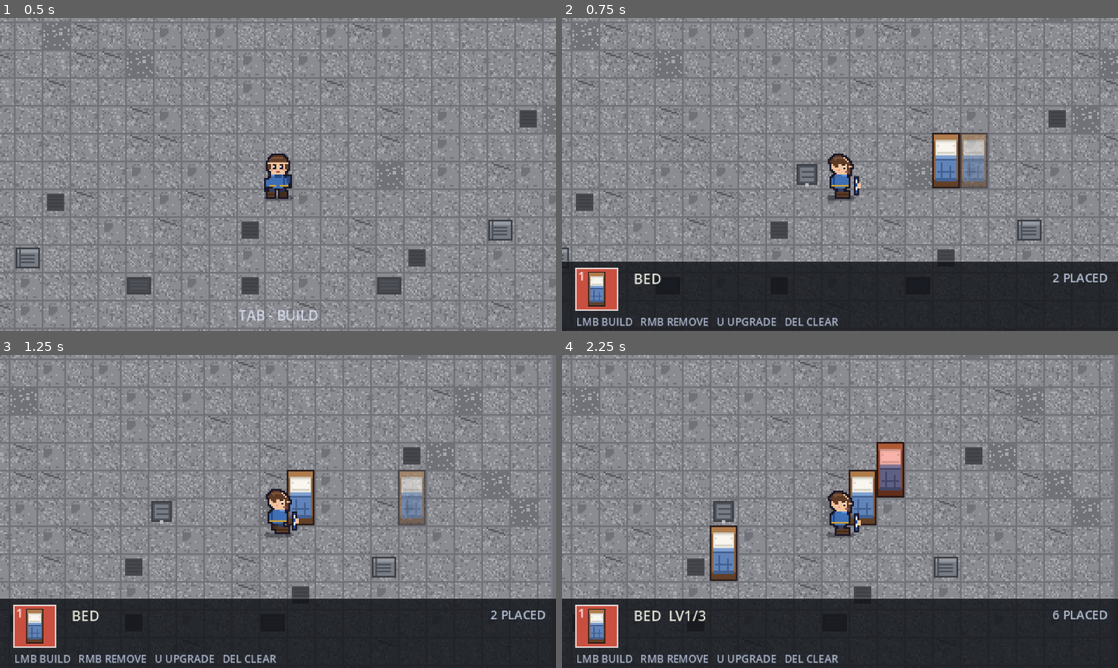
Above: before the commit, frames 1-4 (two rows, left to right).
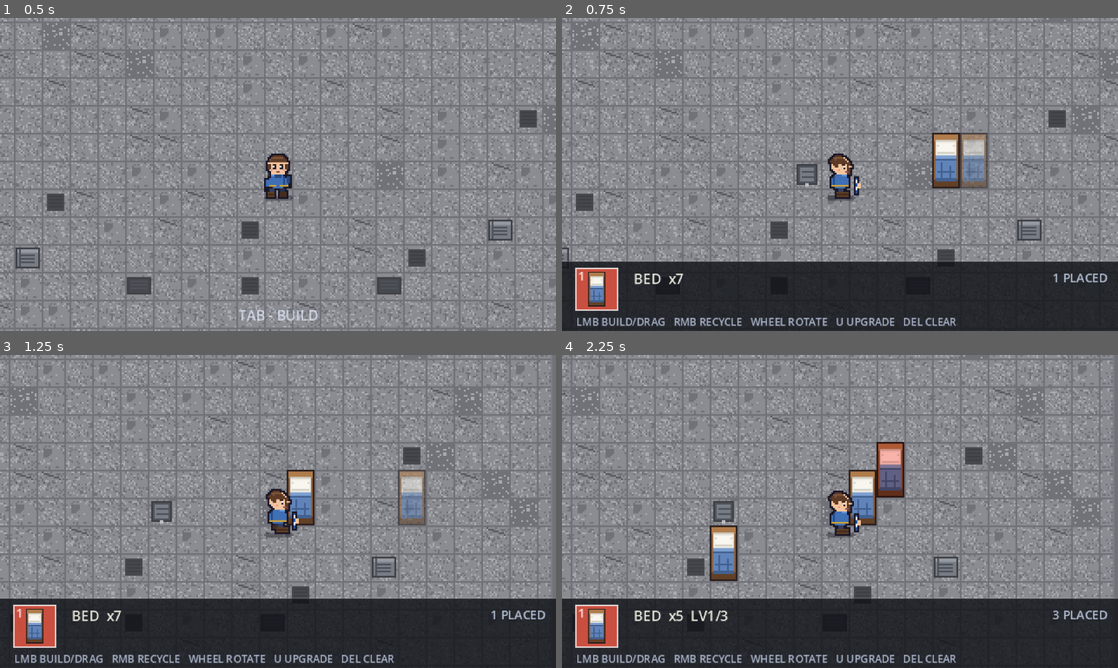
Above: after the commit, the same moments.

Repository: zhoucswift-cmd/pixel-survivor
Game: Godot game, scene res://scenes/base.tscn
Two runs of this game, one before a commit and one after it. Both use one fixed random seed, a clock stepped at 60 frames per second and the inputs below.
Inputs (mouse positions are in pixels of both pictures, inside the frame that each line leads up to):
- Up to frame 1 (0.5 s): no input
- Up to frame 2 (0.75 s): tap Enter at 0.5 s; move the mouse to (962, 158) at 0.52 s; hold D (move_right) from 0.53 s (still down); hold Tab (build_mode) from 0.53 s (still down); click (962, 158) at 0.67 s
- Up to frame 3 (1.25 s): keep holding D (move_right); keep holding Tab (build_mode); tap E (interact) at 0.8 s
- Up to frame 4 (2.25 s): release D (move_right) at 1.25 s; release Tab (build_mode) at 1.25 s; drag from (728, 527) to (812, 574) at 1.27 s; tap Space at 2 s; move the mouse to (895, 442) at 2.02 s; hold D (move_right) from 2.03 s (still down); tap U at 2.1 s; click (895, 442) at 2.17 s

Frame 1 is identical in both runs. In frame 2, 1.0% of the frame differs, in the area x 12-90%, y 81-99%; in frame 3, 1.0%; in frame 4, 1.2%.

Commit message:
feat: 建造模式支持滚轮旋转、左键拖动、右键回收进仓库
- 家具记录 steps（0-3），占地按 90° 旋转在 1x2 / 2x1 间切换，碰撞体跟着变
- 左键按住已有家具拖动，落点不合法自动回原位
- 右键回收：退回仓库，仓库数量显示在 HUD（初始 8 件，放置扣 1）
- 库存 + 布局一起存进存档；base_test 增加旋转/回收/库存检查

Diff:
--- a/scripts/base_builder.gd
+++ b/scripts/base_builder.gd
@@ -1,6 +1,8 @@
 extends Node2D
-## 基地建造系统：数字键 1-4 选家具，左键放置，右键拆除，U 升级。
-## 全部按 16px 格子对齐，改完自动存到 user://base_layout.json，下次进来还原。
+## 基地建造：Tab 进建造模式。
+##   1-4 选家具 · 左键放置 · 左键按住拖动已有家具 · 右键回收进仓库
+##   滚轮旋转（鼠标指着家具就转它，指着空地就转下一件） · U 升级 · Delete 清空
+## 布局和库存都存到 user://base_layout.json。
 
 signal selection_changed(index: int)
 signal layout_changed()
@@ -12,17 +14,25 @@
 ## 这些瓦片是楼顶原有设备（舱口 #15 / 空调 #16 / 通风口 #17），不能往上摆东西
 const BLOCKED_TILES := [Vector2i(7, 1), Vector2i(0, 2), Vector2i(1, 2)]
 
-## 可建造的家具（留空就自动加载 assets/base/*.tres）
+## 可建造的家具（留空就自动加载）
 @export var types: Array[BaseFurniture] = []
+## 每种家具的初始库存
+@export var initial_stock := 8
 
 var selected := 0
 ## 建造模式（Tab 开关）：关着的时候就是纯走路，不显示预览也不能摆东西
 var build_mode := false
-var _pieces: Dictionary = {}          # Vector2i -> PlacedFurniture
+
+var _pieces: Dictionary = {}      # Vector2i -> PlacedFurniture
+var _stock: Dictionary = {}       # 家具序号 -> 仓库里还剩几个
 var _ghost: Sprite2D = null
 var _map: Node2D = null
 var _player: Node2D = null
 var _board: Vector2i = Vector2i(30, 30)
+## 新家具的朝向（0-3，每档 90°）
+var _placing_steps := 0
+var _dragging: Node2D = null
+var _drag_origin := Vector2i.ZERO
 
 
 func setup(map: Node2D, player: Node2D) -> void:
@@ -39,6 +49,9 @@
 	_ghost.modulate = Color(1, 1, 1, 0.55)
 	add_child(_ghost)
 
+	for i in types.size():
+		_stock[i] = initial_stock
+
 	_load_layout()
 	_update_ghost()
 	selection_changed.emit(selected)
@@ -63,75 +76,99 @@
 
 
 func piece_count() -> int:
-	return _pieces.size()
+	var seen := {}
+	for cell: Vector2i in _pieces:
+		var p: Node2D = _pieces[cell]
+		seen[p.get_instance_id()] = true
+	return seen.size()
+
+
+## 仓库里某种家具还剩几个
+func stock_of(index: int) -> int:
+	return int(_stock.get(index, 0))
+
+
+func is_dragging() -> bool:
+	return _dragging != null
+
+
+## HUD 用的鼠标所在格
+func mouse_cell() -> Vector2i:
+	return _mouse_cell()
+
+
+## 转 90° 之后的占地
+func rotated_footprint(data: BaseFurniture, steps: int) -> Vector2i:
+	var fp := data.footprint
+	return Vector2i(fp.y, fp.x) if steps % 2 == 1 else fp
 
 
 ## 一个家具从 cell 开始覆盖的所有格子
-func cells_for(cell: Vector2i, data: BaseFurniture) -> Array[Vector2i]:
+func cells_for(cell: Vector2i, data: BaseFurniture, steps := 0) -> Array[Vector2i]:
+	var fp := rotated_footprint(data, steps)
 	var cells: Array[Vector2i] = []
-	for dy in data.footprint.y:
-		for dx in data.footprint.x:
+	for dy in fp.y:
+		for dx in fp.x:
 			cells.append(cell + Vector2i(dx, dy))
 	return cells
 
 
 ## 这个位置能不能放（整块占地都要空着、可建）
-func can_place(cell: Vector2i, type_index := -1) -> bool:
+func can_place(cell: Vector2i, type_index := -1, steps := -1) -> bool:
 	if types.is_empty():
 		return false
 	if type_index < 0:
 		type_index = selected
+	if steps < 0:
+		steps = _placing_steps
 	var data: BaseFurniture = types[clampi(type_index, 0, types.size() - 1)]
-	for c in cells_for(cell, data):
+	for c in cells_for(cell, data, steps):
 		if not is_buildable(c) or _pieces.has(c):
 			return false
 	return true
 
 
-## 在某格放一个家具；返回是否成功
-func place(cell: Vector2i, type_index := -1, start_level := 1) -> bool:
+## 在某格放一个家具（会扣库存）；返回是否成功
+func place(cell: Vector2i, type_index := -1, start_level := 1, steps := -1) -> bool:
 	if types.is_empty():
 		return false
 	if type_index < 0:
 		type_index = selected
 	type_index = clampi(type_index, 0, types.size() - 1)
-	if not can_place(cell, type_index):
-		return false
+	if steps < 0:
+		steps = _placing_steps
+	if not can_place(cell, type_index, steps):
+		return false
+	if stock_of(type_index) <= 0:
+		return false
+
+	_stock[type_index] = stock_of(type_index) - 1
 
 	var data: BaseFurniture = types[type_index]
 	var piece: Node2D = PLACED_SCENE.instantiate()
 	add_child(piece)
-	piece.setup(data, cell, start_level)
-	for c in cells_for(cell, data):
-		_pieces[c] = piece
+	piece.setup(data, cell, start_level, steps)
+	_register(piece, cell, steps, data)
+
 	layout_changed.emit()
 	_save_layout()
 	return true
 
 
-## 拆除某格
-func remove(cell: Vector2i) -> bool:
+## 回收某格上的家具：拆下来放回仓库
+func recycle(cell: Vector2i) -> bool:
 	var piece: Node2D = _pieces.get(cell, null)
 	if piece == null:
 		return false
-	for c: Vector2i in _pieces.keys():
-		if _pieces[c] == piece:
-			_pieces.erase(c)
+	var index: int = types.find(piece.data)
+	_unregister(piece)
 	piece.queue_free()
+	if index >= 0:
+		_stock[index] = stock_of(index) + 1
+
 	layout_changed.emit()
 	_save_layout()
 	return true
-
-
-## 清空整个基地的家具（DELETE 键）
-func clear_all() -> void:
-	for cell: Vector2i in _pieces.keys():
-		var piece: Node2D = _pieces[cell]
-		if is_instance_valid(piece):
-			piece.queue_free()
-	_pieces.clear()
-	layout_changed.emit()
-	_save_layout()
 
 
 ## 升级某格，满级返回 false
@@ -144,6 +181,38 @@
 	return true
 
 
+## 旋转：鼠标指着家具就转它，指着空地就转“下一件”的朝向
+func rotate_at(cell: Vector2i, direction: int) -> void:
+	var piece: Node2D = _pieces.get(cell, null)
+	if piece == null:
+		_placing_steps = posmod(_placing_steps + direction, 4)
+		_update_ghost()
+		return
+
+	var origin: Vector2i = piece.cell
+	var data: BaseFurniture = piece.data
+	var steps := posmod(int(piece.steps) + direction, 4)
+	var level: int = piece.level
+
+	_unregister(piece)
+	piece.queue_free()
+
+	if can_place(origin, types.find(data), steps):
+		var fresh: Node2D = PLACED_SCENE.instantiate()
+		add_child(fresh)
+		fresh.setup(data, origin, level, steps)
+		_register(fresh, origin, steps, data)
+	else:
+		# 转不开就放回原位
+		var back: Node2D = PLACED_SCENE.instantiate()
+		add_child(back)
+		back.setup(data, origin, level, steps - direction if direction != 0 else 0)
+		_register(back, origin, int(back.steps), data)
+
+	layout_changed.emit()
+	_save_layout()
+
+
 ## 这格能不能建：在地图内、不在设备瓦片上
 func is_buildable(cell: Vector2i) -> bool:
 	if cell.x < 1 or cell.y < 1 or cell.x > _board.x - 2 or cell.y > _board.y - 2:
@@ -152,6 +221,46 @@
 	if ground != null and BLOCKED_TILES.has(ground.get_cell_atlas_coords(cell)):
 		return false
 	return true
+
+
+# —— 拖动 ——
+
+func _start_drag(piece: Node2D, cell: Vector2i) -> void:
+	_dragging = piece
+	_drag_origin = Vector2i(piece.cell)
+	_unregister(piece)
+	piece.set_dragging(true)
+
+
+func _finish_drag() -> void:
+	if _dragging == null:
+		return
+	var piece := _dragging
+	_dragging = null
+	piece.set_dragging(false)
+
+	var cell := _mouse_cell()
+	if can_place(cell, types.find(piece.data), int(piece.steps)):
+		piece.setup(piece.data, cell, piece.level, int(piece.steps))
+		_register(piece, cell, int(piece.steps), piece.data)
+	else:
+		# 放不下就回原位
+		piece.setup(piece.data, _drag_origin, piece.level, int(piece.steps))
+		_register(piece, _drag_origin, int(piece.steps), piece.data)
+
+	layout_changed.emit()
+	_save_layout()
+
+
+func _register(piece: Node2D, cell: Vector2i, steps: int, data: BaseFurniture) -> void:
+	for c in cells_for(cell, data, steps):
+		_pieces[c] = piece
+
+
+func _unregister(piece: Node2D) -> void:
+	for c: Vector2i in _pieces.keys():
+		if _pieces[c] == piece:
+			_pieces.erase(c)
 
 
 func _unhandled_input(event: InputEvent) -> void:
@@ -172,18 +281,37 @@
 			clear_all()
 		return
 
-	if event is InputEventMouseButton and event.pressed:
-		if event.button_index == MOUSE_BUTTON_LEFT:
-			place(_mouse_cell())
-		elif event.button_index == MOUSE_BUTTON_RIGHT:
-			remove(_mouse_cell())
+	if event is InputEventMouseButton:
+		var cell := _mouse_cell()
+		match event.button_index:
+			MOUSE_BUTTON_LEFT:
+				if event.pressed:
+					var piece: Node2D = _pieces.get(cell, null)
+					if piece != null:
+						_start_drag(piece, cell)
+					else:
+						place(cell)
+				else:
+					_finish_drag()
+			MOUSE_BUTTON_RIGHT:
+				if event.pressed:
+					recycle(cell)
+			MOUSE_BUTTON_WHEEL_UP:
+				if event.pressed:
+					rotate_at(cell, 1)
+			MOUSE_BUTTON_WHEEL_DOWN:
+				if event.pressed:
+					rotate_at(cell, -1)
 
 
 ## Tab：进 / 出建造模式
 func toggle_build_mode() -> void:
 	build_mode = not build_mode
-	if not build_mode and _ghost != null:
-		_ghost.visible = false
+	if not build_mode:
+		if _ghost != null:
+			_ghost.visible = false
+		if _dragging != null:
+			_finish_drag()
 	layout_changed.emit()
 	build_mode_changed.emit(build_mode)
 
@@ -197,29 +325,32 @@
 		return
 
 	var cell := _mouse_cell()
+
+	if _dragging != null:
+		# 拖着家具走：家具自己跟着鼠标，预览藏起来
+		_ghost.visible = false
+		var fp := rotated_footprint(_dragging.data, int(_dragging.steps))
+		_dragging.position = Vector2(cell) * TILE + Vector2(fp) * TILE * 0.5
+		_dragging.modulate = Color(1, 1, 1, 0.75) if can_place(cell, types.find(_dragging.data), int(_dragging.steps)) \
+			else Color(1, 0.5, 0.48, 0.6)
+		return
+
 	var data := selected_type()
 
 	# 整块占地都要在平台范围内，否则不显示预览
 	var inside := true
-	for c in cells_for(cell, data):
+	for c in cells_for(cell, data, _placing_steps):
 		if c.x < 0 or c.y < 0 or c.x >= _board.x or c.y >= _board.y:
 			inside = false
 	_ghost.visible = inside
 	if not inside:
 		return
 
-	_ghost.position = Vector2(cell) * TILE + Vector2(data.footprint) * TILE * 0.5
-	_ghost.modulate = Color(1, 1, 1, 0.55) if can_place(cell) else Color(1, 0.45, 0.42, 0.5)
-
-
-## 是不是在 30x30 平台范围内
-func _in_board(cell: Vector2i) -> bool:
-	return cell.x >= 0 and cell.y >= 0 and cell.x < _board.x and cell.y < _board.y
-
-
-## HUD 用的鼠标所在格
-func mouse_cell() -> Vector2i:
-	return _mouse_cell()
+	var fp := rotated_footprint(data, _placing_steps)
+	_ghost.position = Vector2(cell) * TILE + Vector2(fp) * TILE * 0.5
+	_ghost.rotation = _placing_steps * PI * 0.5
+	var free := can_place(cell) and stock_of(selected) > 0
+	_ghost.modulate = Color(1, 1, 1, 0.55) if free else Color(1, 0.45, 0.42, 0.5)
 
 
 func _mouse_cell() -> Vector2i:
@@ -227,8 +358,15 @@
 	return Vector2i(floori(world.x / TILE), floori(world.y / TILE))
 
 
-func _cell_center(cell: Vector2i) -> Vector2:
-	return Vector2(cell) * TILE + Vector2(TILE, TILE) * 0.5
+## 清空整个基地的家具（DELETE 键）
+func clear_all() -> void:
+	for cell: Vector2i in _pieces.keys():
+		var piece: Node2D = _pieces[cell]
+		if is_instance_valid(piece):
+			piece.queue_free()
+	_pieces.clear()
+	layout_changed.emit()
+	_save_layout()
 
 
 func _update_ghost() -> void:
@@ -241,7 +379,7 @@
 
 
 func _load_types() -> void:
-	# 固定顺序，保证 1-4 对应工作台 / 储物箱 / 发电机 / 盆栽
+	# 固定顺序，保证 1-4 对应家具
 	for file in ["bed"]:
 		var res: BaseFurniture = load("res://assets/base/%s.tres" % file)
 		if res != null:
@@ -256,11 +394,16 @@
 			"x": cell.x, "y": cell.y,
 			"type": types.find(piece.data),
 			"level": piece.level,
+			"steps": int(piece.steps),
 		})
+	var stock: Array = []
+	for i in types.size():
+		stock.append(stock_of(i))
+
 	var file := FileAccess.open(SAVE_PATH, FileAccess.WRITE)
 	if file == null:
 		return
-	file.store_string(JSON.stringify({"pieces": arr}))
+	file.store_string(JSON.stringify({"pieces": arr, "stock": stock}))
 
 
 func _load_layout() -> void:
@@ -270,10 +413,21 @@
 	var parsed: Variant = JSON.parse_string(text)
 	if typeof(parsed) != TYPE_DICTIONARY:
 		return
+
+	var stock: Array = parsed.get("stock", [])
+	for i in mini(stock.size(), types.size()):
+		_stock[i] = int(stock[i])
+
 	for item: Dictionary in parsed.get("pieces", []):
 		var cell := Vector2i(int(item.get("x", 0)), int(item.get("y", 0)))
 		var type_index := int(item.get("type", 0))
 		var level := int(item.get("level", 1))
+		var steps := int(item.get("steps", 0))
 		if type_index < 0 or type_index >= types.size():
 			continue
-		place(cell, type_index, level)
+		if not can_place(cell, type_index, steps):
+			continue
+		var piece: Node2D = PLACED_SCENE.instantiate()
+		add_child(piece)
+		piece.setup(types[type_index], cell, level, steps)
+		_register(piece, cell, steps, types[type_index])
--- a/scripts/base_hud.gd
+++ b/scripts/base_hud.gd
@@ -78,14 +78,14 @@
 
 	# 当前选中 + 操作提示
 	var data_sel: BaseFurniture = _builder.selected_type()
-	var name_text: String = "-" if data_sel == null else data_sel.short_name
+	var name_text: String = "-" if data_sel == null else "%s  x%d" % [data_sel.short_name, _builder.stock_of(_selected)]
 	var level_text := ""
 	var hovered: Node2D = _builder.piece_at(_builder.mouse_cell())
 	if hovered != null:
 		level_text = "  LV%d/%d" % [hovered.level, hovered.data.max_level]
 	draw_string(font, Vector2(x + 6.0, y + 9.0), name_text + level_text,
 		HORIZONTAL_ALIGNMENT_LEFT, -1, 8, Color(0.95, 0.95, 0.9, 0.95))
-	var hint := "LMB BUILD   RMB REMOVE   U UPGRADE   DEL CLEAR"
+	var hint := "LMB BUILD/DRAG   RMB RECYCLE   WHEEL ROTATE   U UPGRADE   DEL CLEAR"
 	if types.size() > 1:
 		hint = "1-%d SELECT   " % types.size() + hint
 	draw_string(font, Vector2(8.0, y + 33.0), hint,
--- a/scripts/placed_furniture.gd
+++ b/scripts/placed_furniture.gd
@@ -1,22 +1,27 @@
 extends Node2D
-## 放在基地里的一个家具：一个精灵 + 等级小方块。
+## 放在基地里的一个家具：精灵 + 等级标记 + 占地碰撞体。
 
 const TILE := 16.0
 
 var data: BaseFurniture = null
 var level := 1
+## 朝向：0-3，每档 90°
+var steps := 0
 var cell := Vector2i.ZERO
 
 var _sprite: Sprite2D
 var _body: StaticBody2D
+var _dragging := false
 
 
-func setup(furniture: BaseFurniture, at_cell: Vector2i, start_level := 1) -> void:
+func setup(furniture: BaseFurniture, at_cell: Vector2i, start_level := 1, start_steps := 0) -> void:
 	data = furniture
 	cell = at_cell
 	level = clampi(start_level, 1, furniture.max_level)
+	steps = posmod(start_steps, 4)
 
-	position = Vector2(at_cell) * TILE + Vector2(furniture.footprint) * TILE * 0.5
+	var fp := _footprint()
+	position = Vector2(at_cell) * TILE + Vector2(fp) * TILE * 0.5
 
 	# 家具画在人物下面（人物 z_index = 1），走过去不会被挡住
 	z_index = 0
@@ -26,13 +31,39 @@
 		_sprite.z_index = 0
 		add_child(_sprite)
 	_sprite.texture = furniture.texture
+	_sprite.rotation = float(steps) * PI * 0.5
 
-	_add_collision(furniture)
+	_add_collision(fp)
+	_apply_tint()
 	queue_redraw()
 
 
+## 旋转后的占地（1x2 转 90° 就是 2x1）
+func _footprint() -> Vector2i:
+	if data == null:
+		return Vector2i.ONE
+	var fp := data.footprint
+	return Vector2i(fp.y, fp.x) if steps % 2 == 1 else fp
+
+
+## 拖动中：半透明、亮一点，方便看落点
+func set_dragging(value: bool) -> void:
+	_dragging = value
+	_apply_tint()
+
+
+func _apply_tint() -> void:
+	if data == null:
+		return
+	if _dragging:
+		modulate = Color(0.85, 0.88, 0.95, 0.8)
+		return
+	# 升一级亮一点，直观一点
+	modulate = Color(1.0, 1.0, 1.0).lerp(Color(1.25, 1.18, 0.9), float(level - 1) / 2.0)
+
+
 ## 占地的碰撞体：人物不能穿过家具
-func _add_collision(furniture: BaseFurniture) -> void:
+func _add_collision(fp: Vector2i) -> void:
 	if _body != null:
 		_body.queue_free()
 	_body = StaticBody2D.new()
@@ -41,7 +72,7 @@
 
 	var shape := CollisionShape2D.new()
 	var rect := RectangleShape2D.new()
-	rect.size = Vector2(furniture.footprint) * TILE
+	rect.size = Vector2(fp) * TILE
 	shape.shape = rect
 	_body.add_child(shape)
 	add_child(_body)
@@ -52,8 +83,7 @@
 	if data == null or level >= data.max_level:
 		return false
 	level += 1
-	# 升一级亮一点，直观一点
-	modulate = Color(1.0, 1.0, 1.0).lerp(Color(1.25, 1.18, 0.9), float(level - 1) / 2.0)
+	_apply_tint()
 	queue_redraw()
 	return true
 
@@ -61,8 +91,9 @@
 func _draw() -> void:
 	if data == null:
 		return
+	var fp := _footprint()
 	# 等级标记：贴在这个家具占地的底部
-	var bottom := float(data.footprint.y) * TILE * 0.5 - 4.0
-	var left := -float(data.footprint.x) * TILE * 0.5 + 2.0
+	var bottom := float(fp.y) * TILE * 0.5 - 4.0
+	var left := -float(fp.x) * TILE * 0.5 + 2.0
 	for i in level:
 		draw_rect(Rect2(left + float(i) * 4.0, bottom, 3.0, 2.0), Color(0.95, 0.84, 0.42, 0.95))
--- a/tools/base_test.gd
+++ b/tools/base_test.gd
@@ -31,7 +31,8 @@
 	print("玩家出生  -> (%.0f, %.0f)" % [player.position.x, player.position.y])
 	print("家具种类  -> %s" % str(builder.types.map(func(t): return t.short_name)))
 
-	print("放置(10,10)   -> %s" % str(builder.place(Vector2i(10, 10))))
+	print("库存          -> %d" % builder.stock_of(0))
+	print("放置(10,10)   -> %s，库存 %d" % [str(builder.place(Vector2i(10, 10))), builder.stock_of(0)])
 	print("重复放置      -> %s（应 false）" % str(builder.place(Vector2i(10, 10))))
 	print("设备瓦片上    -> %s（应 false）" % str(builder.place(Vector2i(6, 25))))
 	print("墙外          -> %s（应 false）" % str(builder.place(Vector2i(0, 5))))
@@ -40,8 +41,13 @@
 	print("再次升级      -> %s，等级 %d" % [
 		str(builder.upgrade(Vector2i(10, 10))), builder.piece_at(Vector2i(10, 10)).level])
 	print("满级后升级    -> %s（应 false）" % str(builder.upgrade(Vector2i(10, 10))))
-	print("拆除          -> %s，剩余 %d" % [
-		str(builder.remove(Vector2i(10, 10))), builder.piece_count()])
+	builder.rotate_at(Vector2i(10, 10), 1)
+	print("旋转 90°      -> steps=%d，占格 (10,11)=%s (11,10)=%s" % [
+		builder.piece_at(Vector2i(10, 10)).steps,
+		str(builder.piece_at(Vector2i(10, 11)) != null),
+		str(builder.piece_at(Vector2i(11, 10)) != null)])
+	print("回收          -> %s，库存 %d，剩余 %d" % [
+		str(builder.recycle(Vector2i(10, 10))), builder.stock_of(0), builder.piece_count()])
 	print("存档文件      -> %s" % str(FileAccess.file_exists("user://base_layout.json")))
 
 	quit()
Binary file added: docs/screenshots/base_build.png
Binary file added: docs/screenshots/base_drag.png
